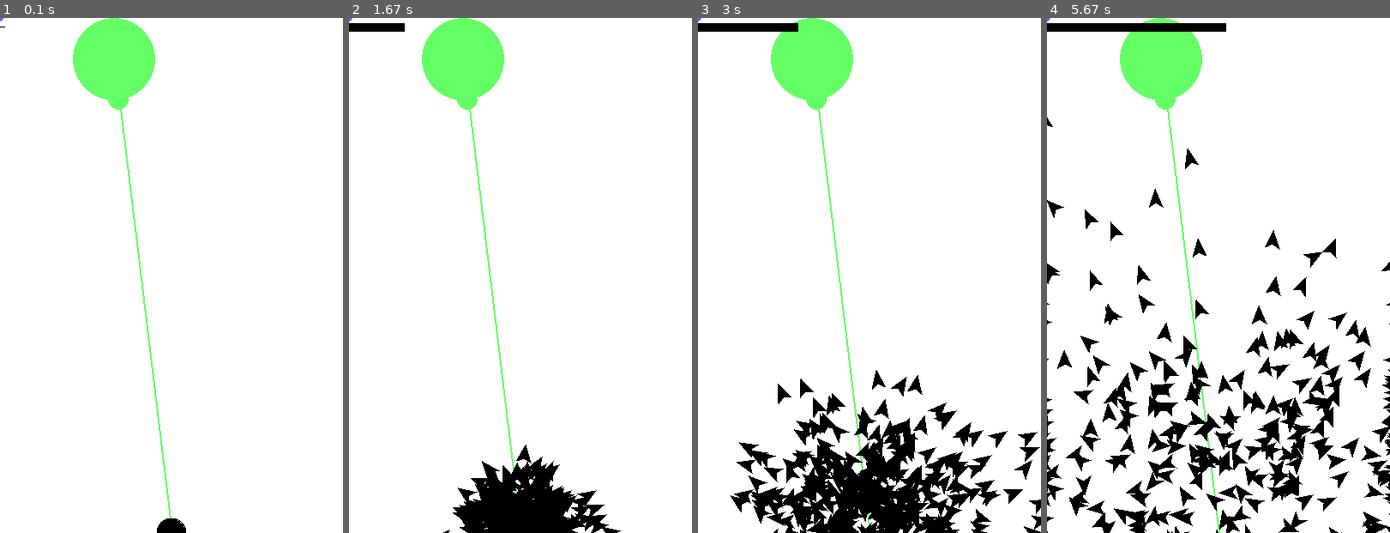
Above: before the commit, frames 1-4 (left to right).
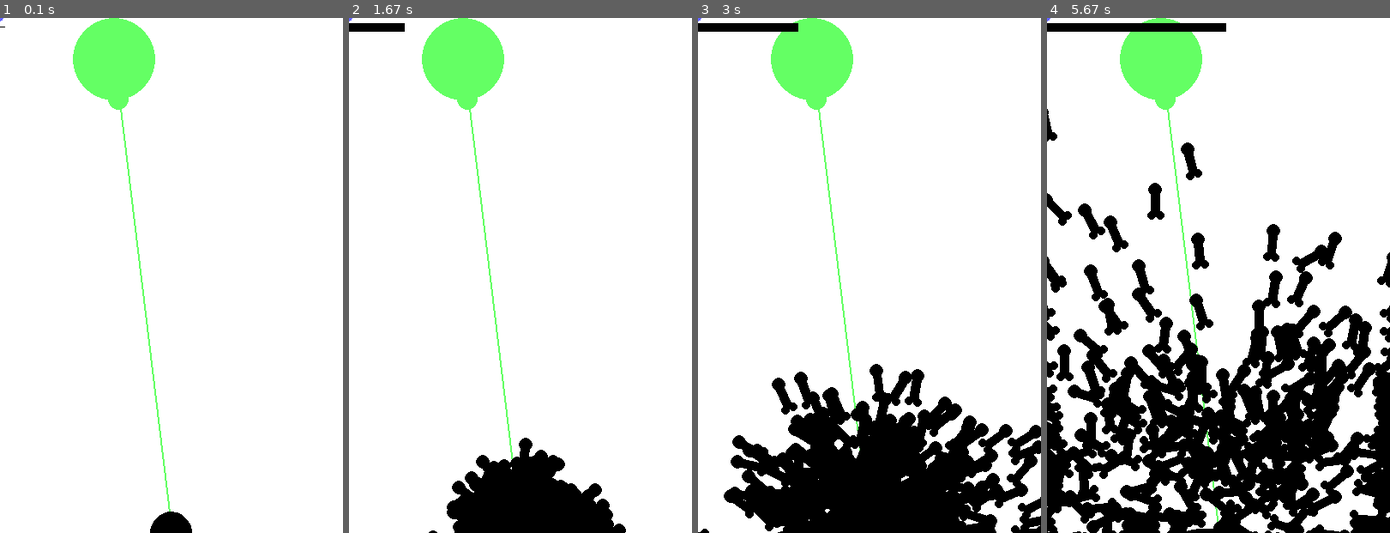
Above: after the commit, the same moments.

Repository: Dowzer721/vsCode-Sync
Game: pygame game, started from Smart Rockets/Smart_Rockets_v3.py
The game is run twice, just before and just after one commit, with the same random seed, the same clock (stepped at 60 frames per second) and the same inputs.
Inputs:
- Up to frame 1 (0.1 s): no input
- Up to frame 2 (1.67 s): no input
- Up to frame 3 (3 s): no input
- Up to frame 4 (5.67 s): no input

The runs differ from the first frame. In frame 1, 0.2% of the frame differs, in the area x 43-56%, y 95-100%; in frame 2, 1.6%; in frame 3, 8.2%; in frame 4, 22%, in the area x 0-100%, y 17-100%.

Commit message:
childish changes

Diff:
--- a/Smart Rockets/Smart_Rockets_v3.py
+++ b/Smart Rockets/Smart_Rockets_v3.py
@@ -105,16 +105,30 @@
     self.path.append(self.pos.xy())
 
   def updateRenderVertices(self):
+    # heading = self.vel.heading()
+    # self.renderVertices = [
+    #   ( self.pos.x + (cos(heading+self.renderAngles[i])*rocketRadius*self.renderDistances[i]),
+    #     self.pos.y + (sin(heading+self.renderAngles[i])*rocketRadius*self.renderDistances[i])
+    #   )
+    #   for i in range(4)
+    # ]
+    pass
+
+  def render(self):
+    # pygame.draw.polygon(canvas, (0,0,0), self.renderVertices, 0)
+
+    # Drawing a dick because I'm a dick
     heading = self.vel.heading()
-    self.renderVertices = [
-      ( self.pos.x + (cos(heading+self.renderAngles[i])*rocketRadius*self.renderDistances[i]),
-        self.pos.y + (sin(heading+self.renderAngles[i])*rocketRadius*self.renderDistances[i])
-      )
-      for i in range(4)
+    shaft = [
+      (self.pos.x + (cos(heading + (pi*1.1))*rocketRadius), self.pos.y + (sin(heading+(pi*1.1))*rocketRadius)),
+      (self.pos.x + (cos(heading + (pi*0.9))*rocketRadius), self.pos.y + (sin(heading+(pi*0.9))*rocketRadius)),
+      (self.pos.x + (cos(heading + (pi*0.1))*rocketRadius), self.pos.y + (sin(heading+(pi*0.1))*rocketRadius)),
+      (self.pos.x + (cos(heading + (pi*1.9))*rocketRadius), self.pos.y + (sin(heading+(pi*1.9))*rocketRadius)),
     ]
-
-  def render(self):
-    pygame.draw.polygon(canvas, (0,0,0), self.renderVertices, 0)
+    pygame.draw.circle(canvas, (0,0,0), shaft[0], rocketRadius//3, 0)
+    pygame.draw.circle(canvas, (0,0,0), shaft[1], rocketRadius//3, 0)
+    pygame.draw.circle(canvas, (0,0,0), ((shaft[2][0] + shaft[3][0])//2, (shaft[2][1] + shaft[3][1])//2 ), rocketRadius//2, 0)
+    pygame.draw.polygon(canvas, (0,0,0), shaft, 0)
 
   def update(self):
     if self.dead == False:
